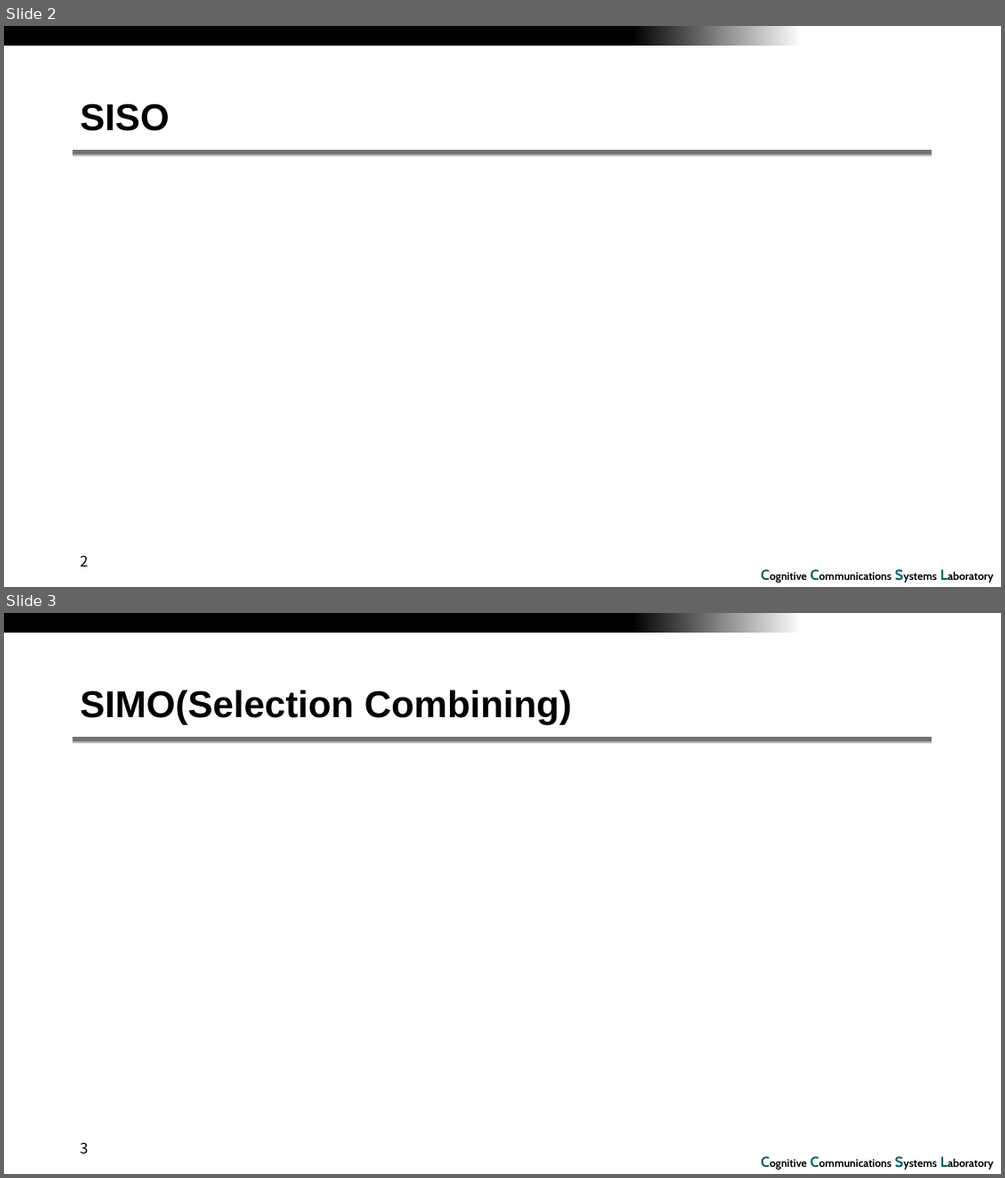
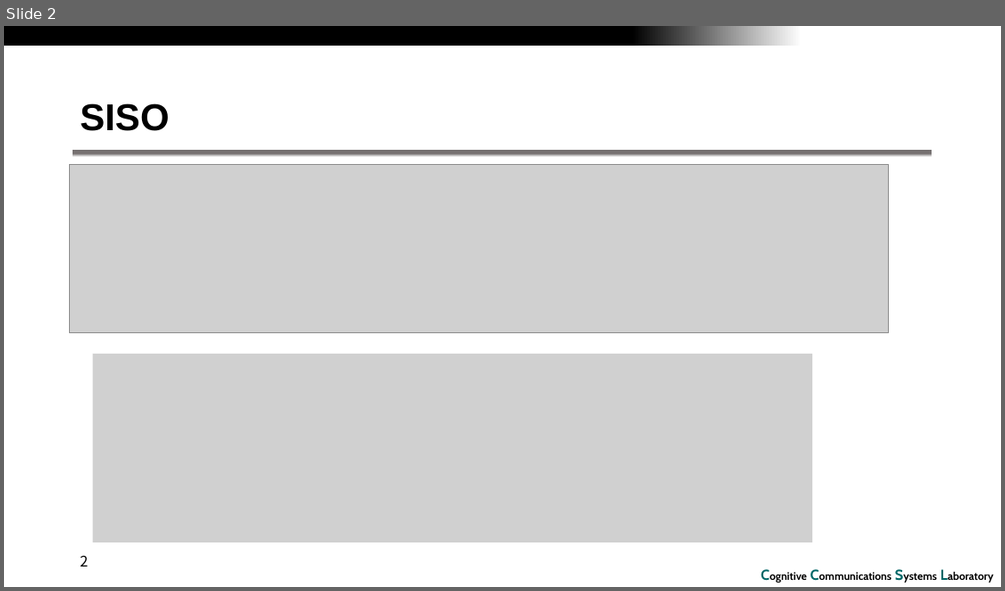
Before and after one commit to RefatHanbat/Presentation-of-SDM, a slide deck: assignment-5.pptx. Shown one above the other, each under a label of ours: slides 2 and 3 before the commit, slide 2 after it. The pictures are 1005x1178 and 1005x591 pixels, drawn with LibreOffice and Linux fonts; fonts in the diff are those of the drawing; grey boxes stand for pictures; background and template pictures are left out. Boxes give left, top, right and bottom in pixels: in the first picture for what was removed or moved away, otherwise in the second. Text is boxed around its words. In the diff, an @@ line names an element or a change of style, - is before the commit and + after.

```diff
--- a/assignment-5.pptx
+++ b/assignment-5.pptx
@@ slide 3 removed at bbox=[4, 613, 1001, 1174], background #FFFFFF; not listed: 3 template elements that a slide beside it also shows @@
@@ title removed at bbox=[80, 690, 572, 724] @@
-SIMO(Selection Combining)
@@ page number removed at bbox=[80, 1143, 88, 1153] @@
-3
@@ slide 2 changed as well @@
@@ picture added at bbox=[70, 164, 889, 332] @@
@@ picture added at bbox=[93, 354, 813, 542] @@
```
Also in this commit, not shown: 15 other slides changed, 34 slides added, 2 other slides removed, 5 other files.
